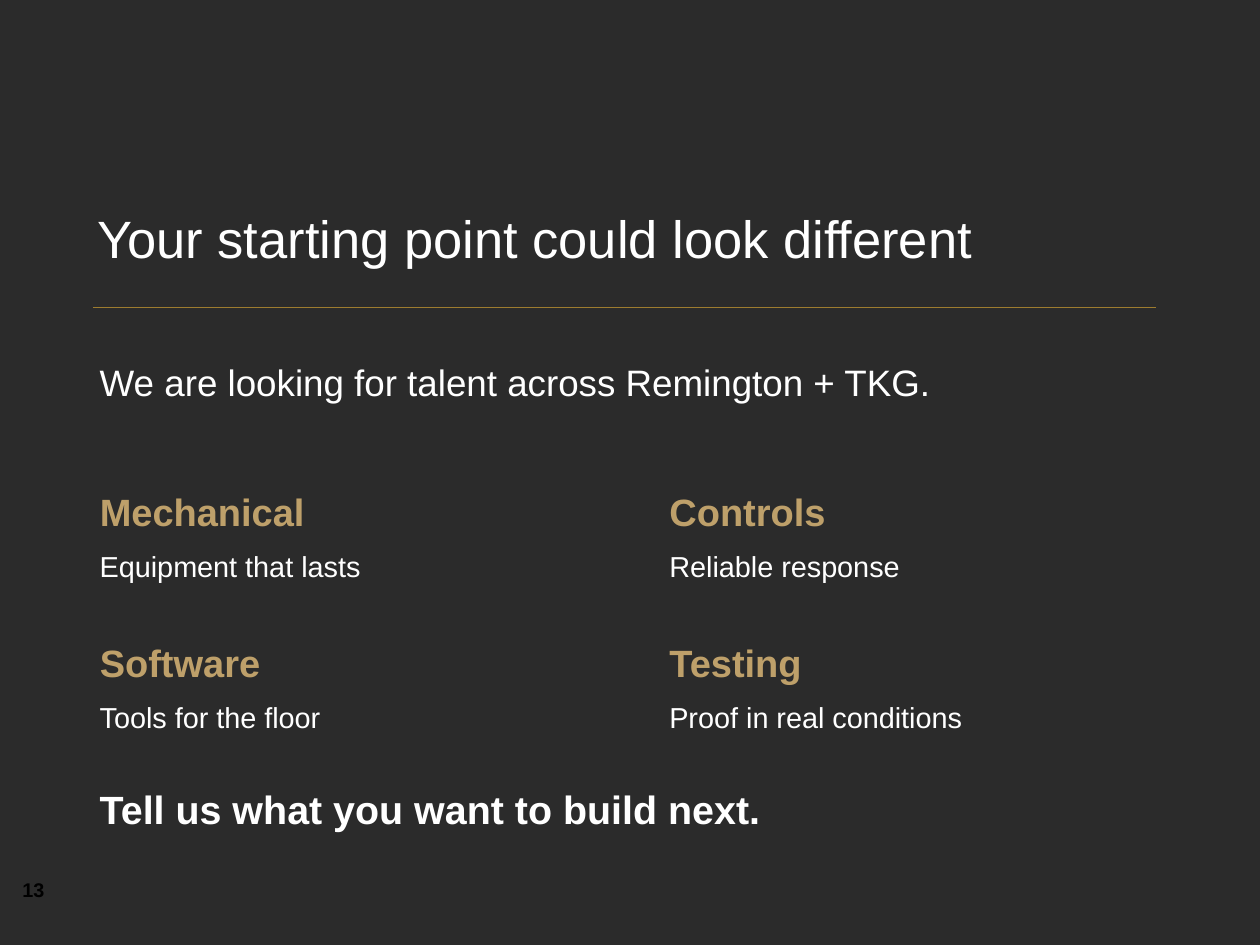
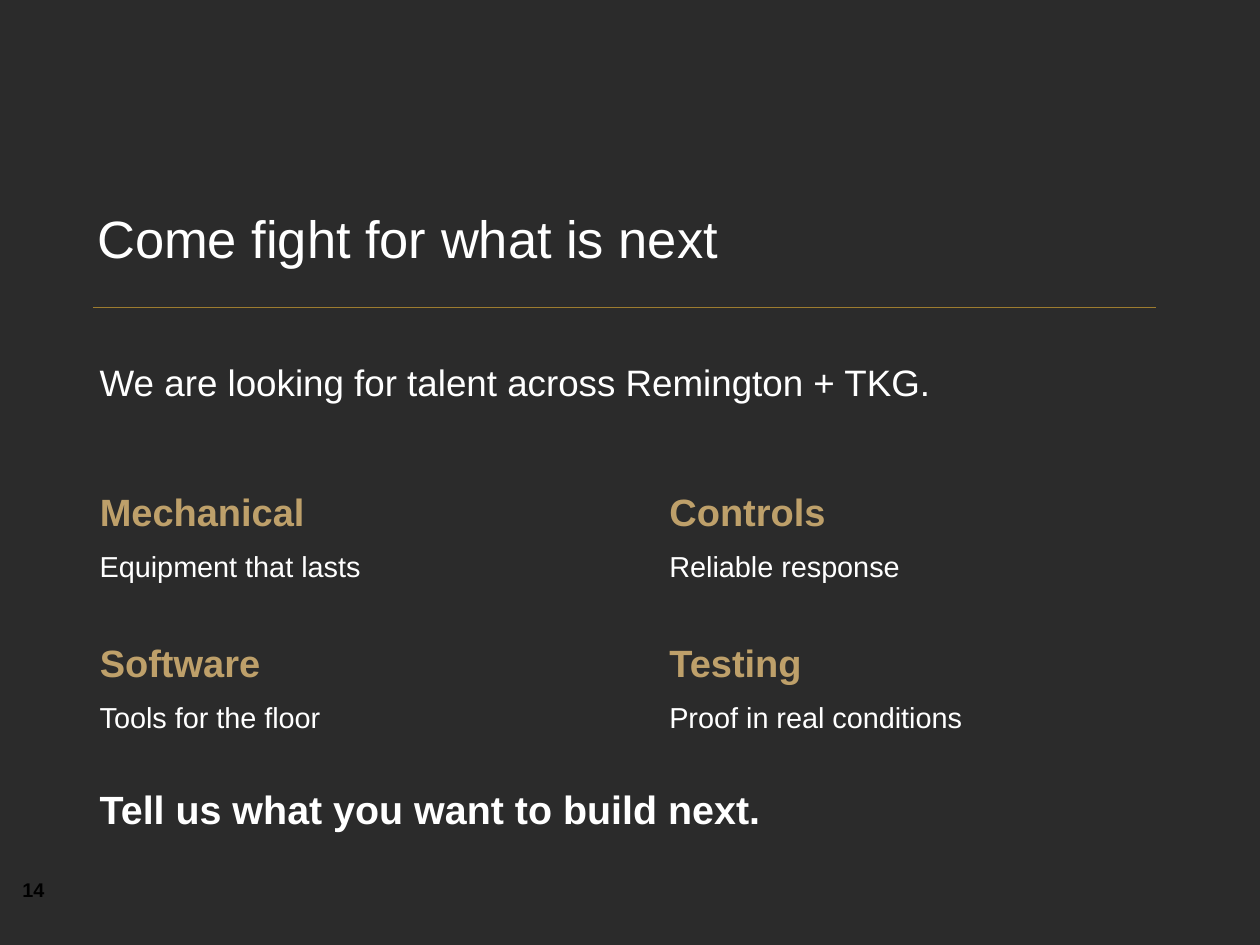
Before and after one commit to YeChamo/part-tracking-demo-ualr, a slide deck: slide 14 of docs/presentation/Engineering_at_The_Kinetic_Group.pptx (slide 13 before the commit). Drawn at 1260x945 pixels with LibreOffice and Linux fonts; fonts in the diff are those of the drawing; background and template pictures are left out; a plain dark background stands for a picture behind light text. Boxes give left, top, right and bottom in pixels: in the first picture for what was removed or moved away, otherwise in the second. Text is boxed around its words. In the diff, an @@ line names an element or a change of style, - is before the commit and + after.

```diff
--- a/docs/presentation/Engineering_at_The_Kinetic_Group.pptx
+++ b/docs/presentation/Engineering_at_The_Kinetic_Group.pptx
@@ text at bbox=[97, 220, 718, 269]: text changed @@
-Your starting point could look different
+Come fight for what is next
@@ text at bbox=[22, 884, 44, 897]: text changed @@
-13
+14
```
Also in this commit, not shown: 13 other slides changed, 2 slides added, 1 slide removed, 7 other files.
